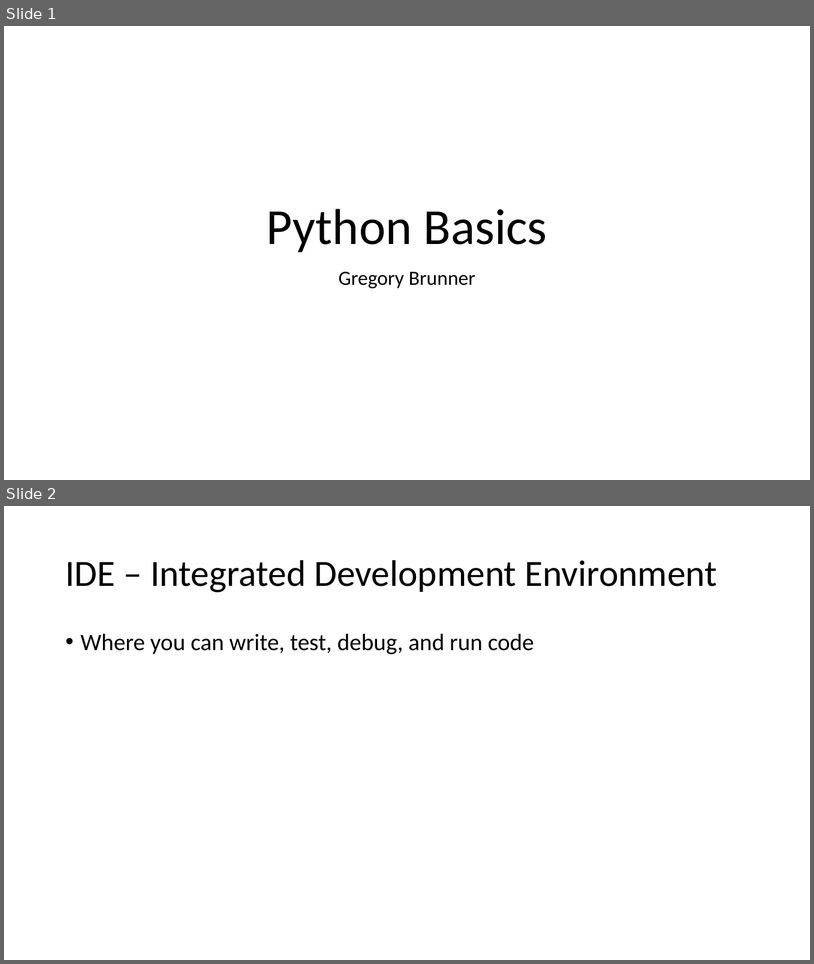
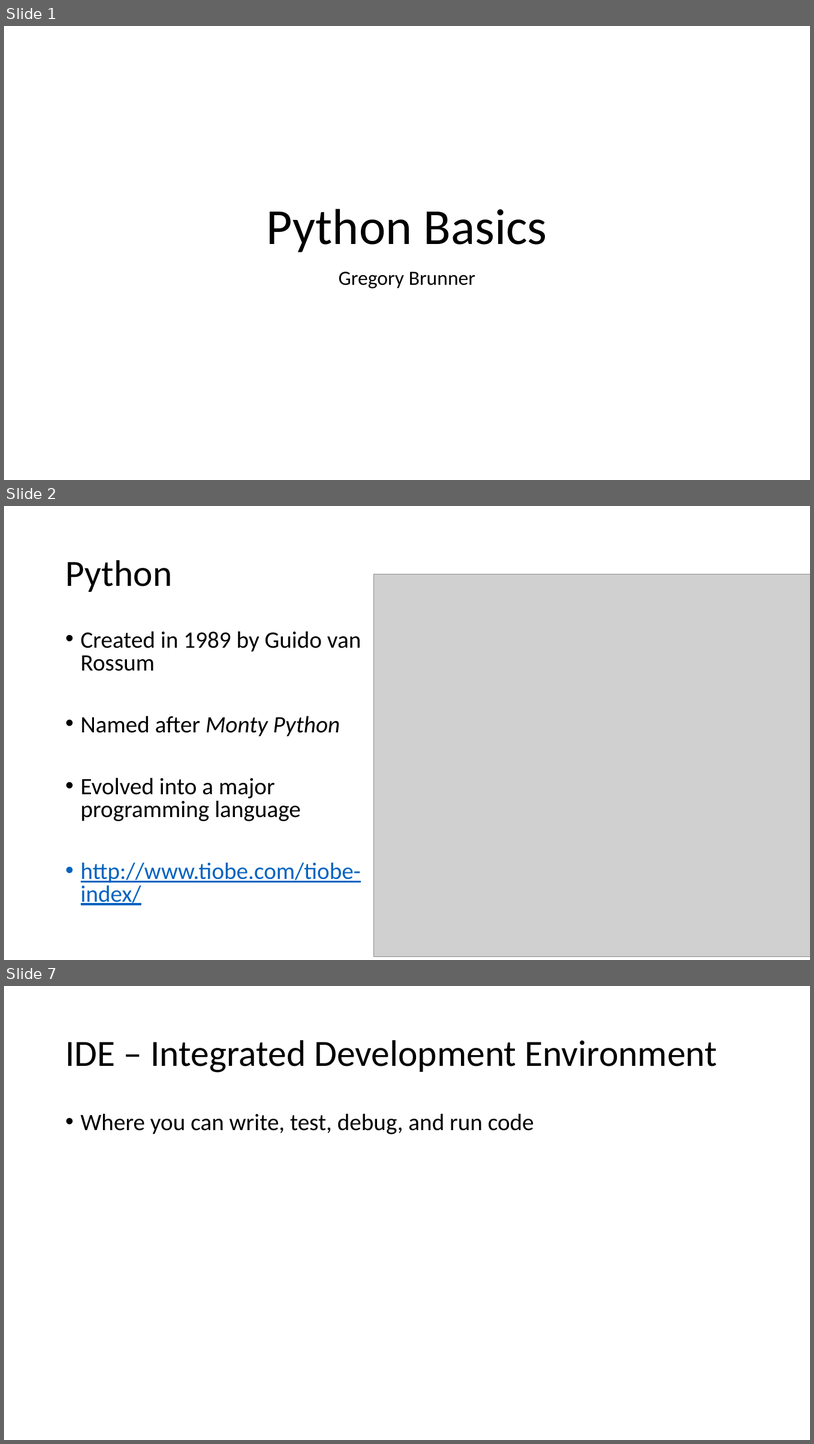
Before and after one commit to gbrunner/programming-for-gis-and-rs, a slide deck: Week_1/Lectures/Lecture_2_Slides.pptx. Shown one above the other, each under a label of ours: slides 1 and 2 before the commit, slides 1, 2 and 7 after it; the slides between them are not shown. The pictures are 814x964 and 814x1444 pixels, drawn with LibreOffice and Linux fonts; fonts in the diff are those of the drawing; grey boxes stand for pictures. Boxes give left, top, right and bottom in pixels: in the first picture for what was removed or moved away, otherwise in the second. Text is boxed around its words. In the diff, an @@ line names an element or a change of style, - is before the commit and + after.

```diff
--- a/Week_1/Lectures/Lecture_2_Slides.pptx
+++ b/Week_1/Lectures/Lecture_2_Slides.pptx
@@ slide 2 added at [4, 506, 810, 960], background #FFFFFF @@
@@ title added at [65, 560, 172, 592], 44 pt, text #000000 @@
+Python
@@ picture added at [374, 574, 810, 956] @@
@@ text added at [81, 631, 361, 905], 28 pt, text #000000 @@
+• Created in 1989 by Guido van Rossum
+• Named after Monty Python
+• Evolved into a major programming language
+• http://www.tiobe.com/tiobe-index/
@@ what was slide 2 is now slide 7 @@
```
Also in this commit, not shown: 5 slides changed, 4 other slides added, 10 other files.
